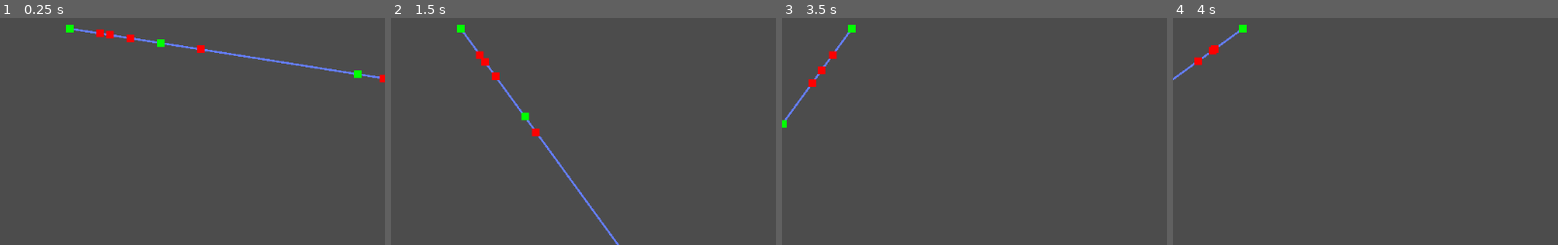
Above: before the commit, frames 1-4 (left to right).
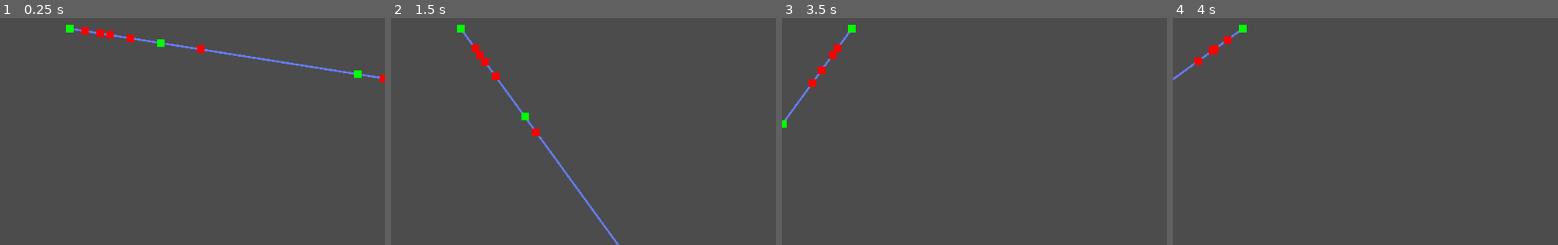
Above: after the commit, the same moments.

Repository: grinova/multi-point-ray-cast
Game: Godot game, scene res://src/scenes/example/example.tscn
Two runs of this game, one before a commit and one after it. Both use one fixed random seed, a clock stepped at 60 frames per second and the inputs below.
Inputs (mouse positions are % of the whole screen's width and height, from its top left):
- Up to frame 1 (0.25 s): no input
- Up to frame 2 (1.5 s): move the mouse to (72, 45) at 0.52 s; move the mouse to (30, 55) at 1.27 s
- Up to frame 3 (3.5 s): move the mouse to (60, 28) at 2.02 s; move the mouse to (45, 70) at 2.77 s
- Up to frame 4 (4 s): move the mouse to (80, 65) at 3.52 s
The pictures show only the part of the screen within x 41-91%, y 48-98%; the shares and areas given below are measured in that part.

The runs differ from the first frame. In frame 1, less than 0.1% of the frame differs, in the area x 20-24%, y 3-8%; in frame 2, less than 0.1%; in frame 3, less than 0.1%; in frame 4, less than 0.1%.

Commit message:
Capsule intersect implementation

Diff:
--- a/src/mult-point-ray-cast.gd
+++ b/src/mult-point-ray-cast.gd
@@ -44,6 +44,8 @@
 		return intersect_polygon_points(begin_pos, end_pos, node, polygon, eps)
 	elif shape is CircleShape2D:
 		return intersect_circle(begin_pos, end_pos, node, shape)
+	elif shape is CapsuleShape2D:
+		return intersect_capsule(begin_pos, end_pos, node, shape, eps)
 	return []
 
 static func intersect_polygon(
@@ -117,6 +119,82 @@
 		var intersection: Dictionary = intersections[1]
 		if intersection.t >= 0.0 and intersection.t <= 1.0:
 			points.push_back({ 'p': intersection.p, 's': 1.0 })
+	return points
+
+static func intersect_capsule(
+	begin_pos: Vector2,
+	end_pos: Vector2,
+	node: CollisionShape2D,
+	shape: CapsuleShape2D,
+	eps: float
+) -> Array:
+	var points := []
+	var pos := node.position
+	var rot := node.rotation
+	var r := shape.radius
+	var hh := shape.height / 2.0
+
+	var sides := [Vector2(-r, hh), Vector2(-r, -hh), Vector2(r, -hh), Vector2(r, hh)]
+	var p3 := (begin_pos - pos).rotated(-rot)
+	var p4 := (end_pos - pos).rotated(-rot)
+	for i in range(0, sides.size(), 2):
+		var p1: Vector2 = sides[i]
+		var p2: Vector2 = sides[i + 1]
+		var intersection := _line_line_intersection(p1, p2, p3, p4, eps)
+		if (
+			intersection.d and
+			(intersection.t >= 0.0 and intersection.t < 1.0) and
+			(intersection.u >= 0.0 and intersection.u <= 1.0)
+		):
+			var s := _side(p1, p2, p3)
+			var p: Vector2 = intersection.p
+			p = p.rotated(rot) + pos
+			points.push_back({ 'p': p, 's': s })
+	if points.size() == 2:
+		return points
+
+	p3.y += hh
+	p4.y += hh
+	var intersections := _segment_circle_intersection(p3, p4, Vector2.ZERO, r)
+	if intersections.size() > 0:
+		var intersection: Dictionary = intersections[0]
+		if intersection.t >= 0.0 and intersection.t <= 1.0:
+			var p: Vector2 = intersection.p
+			if p.y < 0.0 or p.x == -r and p.y == 0.0:
+				p.y -= hh
+				p = p.rotated(rot) + pos
+				points.push_back({ 'p': p, 's': -1.0 })
+	if intersections.size() > 1:
+		var intersection: Dictionary = intersections[1]
+		if intersection.t >= 0.0 and intersection.t <= 1.0:
+			var p: Vector2 = intersection.p
+			if p.y < 0.0 or p.x == -r and p.y == 0.0:
+				p.y -= hh
+				p = p.rotated(rot) + pos
+				points.push_back({ 'p': p, 's': 1.0 })
+	if points.size() == 2:
+		return points
+
+	p3.y -= shape.height
+	p4.y -= shape.height
+	intersections = _segment_circle_intersection(p3, p4, Vector2.ZERO, r)
+	if intersections.size() > 0:
+		var intersection: Dictionary = intersections[0]
+		if intersection.t >= 0.0 and intersection.t <= 1.0:
+			var p: Vector2 = intersection.p
+			if p.y > 0.0 or p.x == r and p.y == 0.0:
+				p.y += hh
+				p = p.rotated(rot) + pos
+				points.push_back({ 'p': p, 's': -1.0 })
+	if intersections.size() > 1:
+		var intersection: Dictionary = intersections[1]
+		if intersection.t >= 0.0 and intersection.t <= 1.0:
+			var p: Vector2 = intersection.p
+			if p.y > 0.0 or p.x == -r and p.y == 0.0:
+				p.y += hh
+				p = p.rotated(rot) + pos
+				points.push_back({ 'p': p, 's': 1.0 })
+
 	return points
 
 static func segment_cast(
--- a/src/scenes/example/example.tscn
+++ b/src/scenes/example/example.tscn
@@ -36,6 +36,18 @@
 
 [sub_resource type="CircleShape2D" id=11]
 radius = 4.0
+
+[sub_resource type="CapsuleShape2D" id=12]
+radius = 4.0
+height = 8.0
+
+[sub_resource type="CapsuleShape2D" id=13]
+radius = 4.0
+height = 8.0
+
+[sub_resource type="CapsuleShape2D" id=14]
+radius = 2.0
+height = 4.0
 
 [node name="example" type="Node2D"]
 script = ExtResource( 2 )
@@ -152,6 +164,18 @@
 position = Vector2( -42, 10 )
 shape = SubResource( 11 )
 
+[node name="capsule-a" type="CollisionShape2D" parent="static-body"]
+position = Vector2( 36, 16 )
+shape = SubResource( 12 )
+
+[node name="capsule-b" type="CollisionShape2D" parent="static-body"]
+position = Vector2( -40, -18 )
+rotation = 0.523599
+shape = SubResource( 13 )
+
+[node name="capsule-c" type="CollisionShape2D" parent="static-body"]
+shape = SubResource( 14 )
+
 [node name="ray" type="Line2D" parent="."]
 points = PoolVector2Array( 0, 0, 16, 0 )
 width = 0.25
Not shown: 1 places in src/scenes/example/example.tscn that only renumber resources
